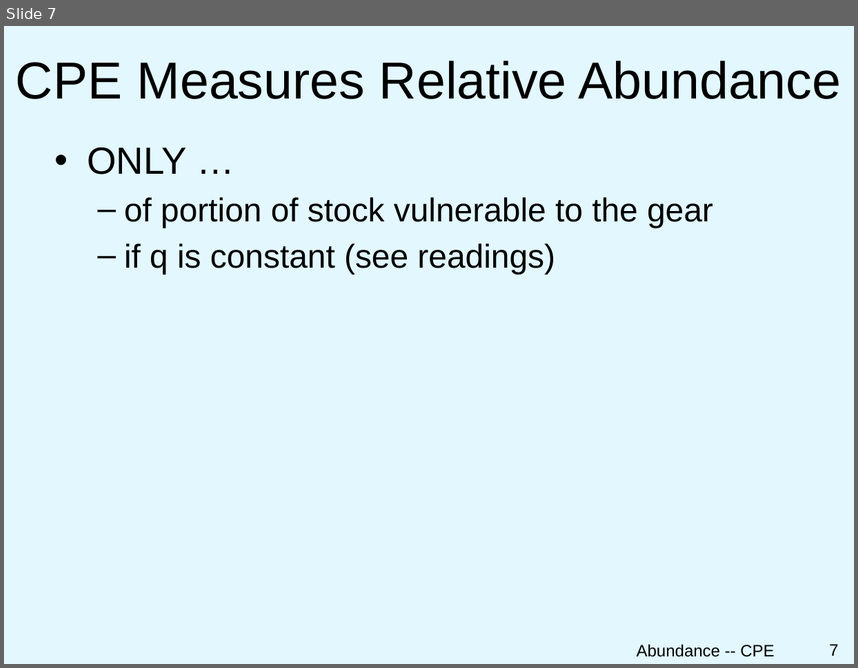
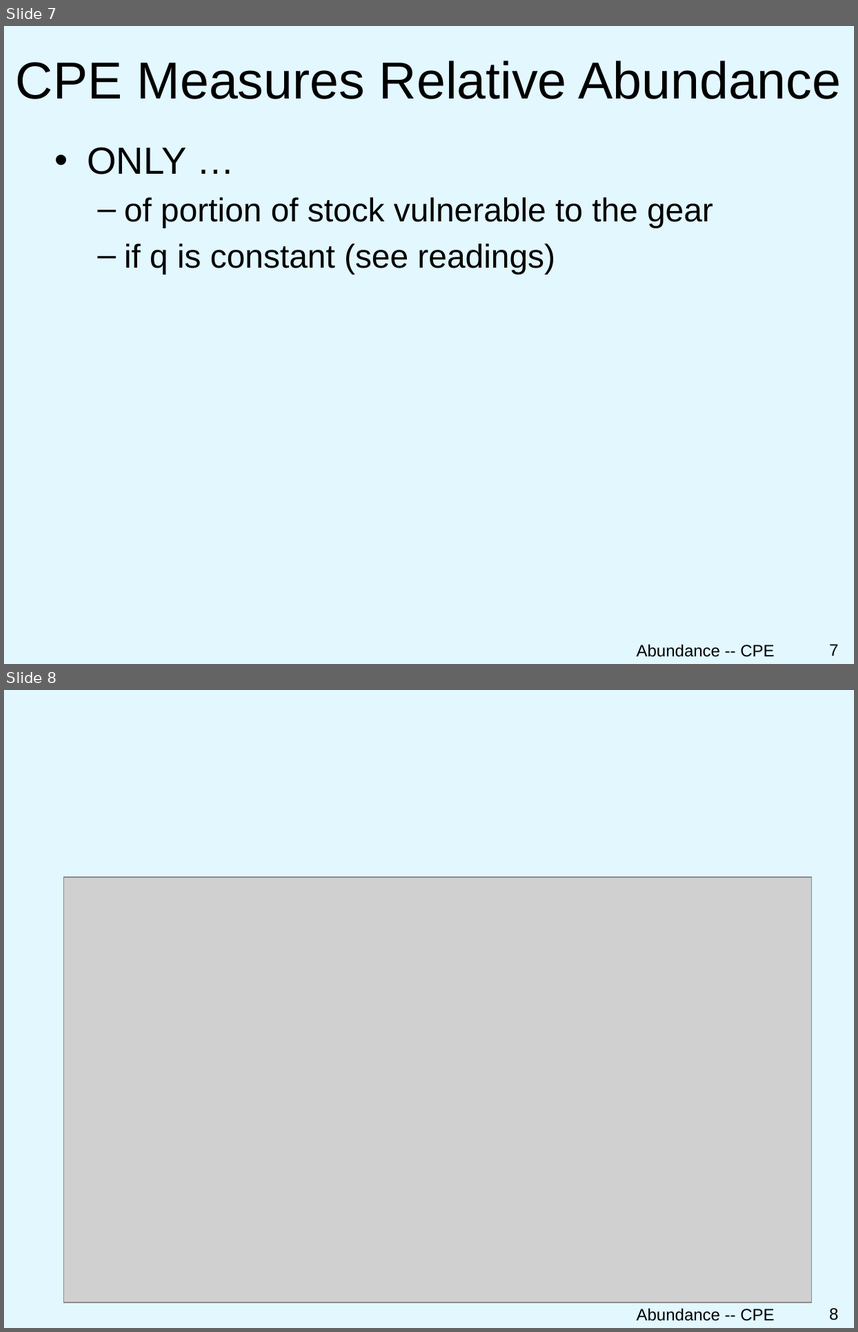
Before and after one commit to droglenc/NCNRS349, a slide deck: modules/CPE/PPT.pptx. Shown one above the other, each under a label of ours: slide 7 before the commit, slides 7 and 8 after it. The pictures are 858x668 and 858x1332 pixels, drawn with LibreOffice and Linux fonts; fonts in the diff are those of the drawing; grey boxes stand for pictures; background and template pictures are left out. Boxes give left, top, right and bottom in pixels: in the first picture for what was removed or moved away, otherwise in the second. Text is boxed around its words. In the diff, an @@ line names an element or a change of style, - is before the commit and + after.

Commit message:
Added to CPE Slides

```diff
--- a/modules/CPE/PPT.pptx
+++ b/modules/CPE/PPT.pptx
@@ slide 8 added at box(4, 690, 854, 1328), background picture (left out) @@
@@ picture added at box(63, 877, 811, 1302) @@
@@ text added at box(637, 1308, 774, 1321), 14 pt, text #000000 @@
+Abundance -- CPE
@@ page number added at box(829, 1308, 838, 1320), 14 pt, text #000000 @@
+8
```
